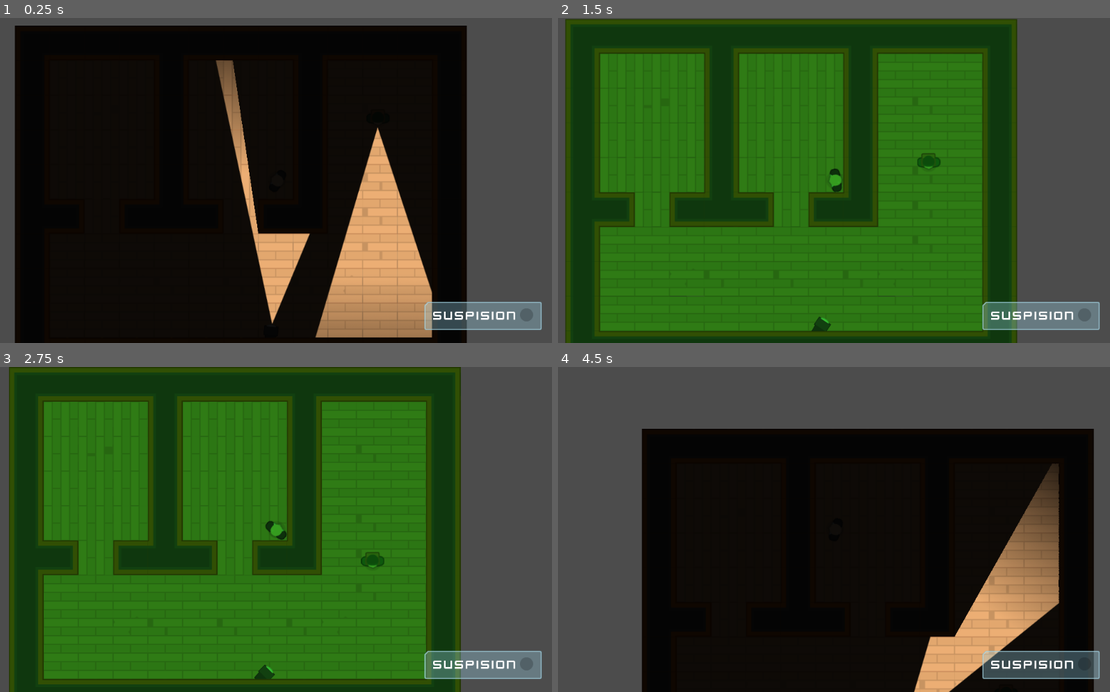
Above: before the commit, frames 1-4 (two rows, left to right).
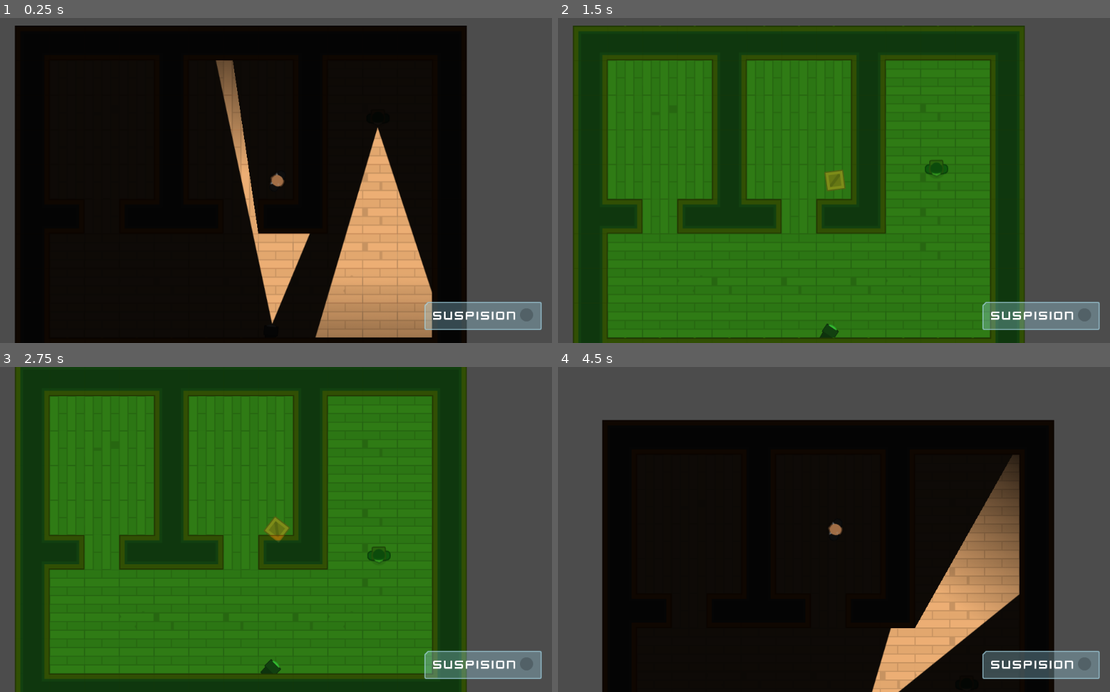
Above: after the commit, the same moments.

Repository: ericmdunn/Heist-Meisters
Game: Godot game, scene res://Levels/Level1.tscn
The game is run twice, just before and just after one commit, with the same random seed, the same clock (stepped at 60 frames per second) and the same inputs.
Inputs (mouse positions are in pixels of both pictures, inside the frame that each line leads up to):
- Up to frame 1 (0.25 s): no input
- Up to frame 2 (1.5 s): move the mouse to (955, 164) at 0.52 s; hold D (move_right) 0.53-1.28 s; hold Shift (toggle_disguise, bound only after the commit) 0.53-1.28 s; click (955, 164) at 0.67 s; move the mouse to (723, 196) at 1.27 s; hold S (move_down) from 1.28 s (still down); tap E (toggle_vision_mode) at 1.35 s; click (723, 196) at 1.42 s
- Up to frame 3 (2.75 s): tap Shift (toggle_disguise, bound only after the commit) at 1.55 s; move the mouse to (331, 458) at 2.02 s; release S (move_down) at 2.03 s; hold D (move_right) from 2.03 s (still down); hold Shift (toggle_disguise, bound only after the commit) from 2.03 s (still down); click (331, 458) at 2.17 s
- Up to frame 4 (4.5 s): move the mouse to (806, 594) at 2.77 s; release D (move_right) at 2.78 s; release Shift (toggle_disguise, bound only after the commit) at 2.78 s; hold W (move_up) 2.78-3.53 s; tap Shift (toggle_disguise, bound only after the commit) at 2.85, 3.8, 4.35 s; click (806, 594) at 2.92 s; move the mouse to (999, 578) at 3.52 s; hold E (toggle_vision_mode) 3.53-4.28 s; hold A (move_left) from 3.53 s (still down); click (999, 578) at 3.67 s; move the mouse to (668, 480) at 4.27 s; click (668, 480) at 4.42 s

The runs differ from the first frame. In frame 1, less than 0.1% of the frame differs, in the area x 48-52%, y 47-52%; in frame 2, 22%; in frame 3, 17%; in frame 4, 24%, in the area x 7-98%, y 16-100%.

Commit message:
Finished lecture 67

Diff:
--- /dev/null
+++ b/project/Characters/BoxOccluder.tres
@@ -0,0 +1,4 @@
+[gd_resource type="OccluderPolygon2D" format=2]
+
+[resource]
+polygon = PoolVector2Array( -16, -18, 16, -18, 18, -16, 18, 16, 16, 18, -16, 18, -18, 16, -18, -16 )
--- /dev/null
+++ b/project/Characters/HumanOccluder.tres
@@ -0,0 +1,5 @@
+[gd_resource type="OccluderPolygon2D" format=2]
+
+[resource]
+cull_mode = 1
+polygon = PoolVector2Array( -5.94725, -21.3553, 2.68424, -21.4545, 6.75196, -16.99, 7.9425, -10.6404, 8.63699, -7.0687, 12.1094, -0.81831, 12.1094, 0.967516, 8.93463, 7.1187, 8.04172, 10.4919, 7.24802, 15.7502, 5.16455, 19.2226, 2.3866, 21.2069, -6.24489, 21.6037, -9.81655, 18.0321, -11.4039, 12.377, -11.5032, 8.90452, -15.2732, 1.46358, -15.0748, -2.20729, -12.1976, -6.275, -11.9992, -11.4341, -10.8087, -16.6923 )
--- a/project/Characters/PlayerCharacter.gd
+++ b/project/Characters/PlayerCharacter.gd
@@ -2,6 +2,16 @@
 
 
 var motion = Vector2()
+var is_disguised = false
+var can_move= true
+
+
+const PLAYER_SPRITE = "res://Assets/GFX/PNG/Hitman 1/hitman1_stand.png"
+const BOX_SPRITE = "res://Assets/GFX/PNG/Tiles/tile_130.png"
+const PLAYER_OCCLUDER = "res://Characters/HumanOccluder.tres"
+const BOX_OCCLUDER = "res://Characters/BoxOccluder.tres"
+const PLAYER_LIGHT = "res://Assets/GFX/PNG/Hitman 1/hitman1_stand.png"
+const BOX_LIGHT = "res://Assets/GFX/PNG/Tiles/tile_130.png"
 
 
 func _physics_process(delta):
@@ -10,21 +20,52 @@
 
 
 func update_movement():
-	look_at(get_global_mouse_position())
-	if Input.is_action_pressed("move_down") and not Input.is_action_pressed("move_up"):
-		motion.y = clamp(motion.y + SPEED, 0, MAX_SPEED)
-	elif Input.is_action_pressed("move_up") and not Input.is_action_pressed("move_down"):
-		motion.y = clamp(motion.y - SPEED, -MAX_SPEED, 0)
+	if can_move:
+		look_at(get_global_mouse_position())
+		if Input.is_action_pressed("move_down") and not Input.is_action_pressed("move_up"):
+			motion.y = clamp(motion.y + SPEED, 0, MAX_SPEED)
+		elif Input.is_action_pressed("move_up") and not Input.is_action_pressed("move_down"):
+			motion.y = clamp(motion.y - SPEED, -MAX_SPEED, 0)
+		else:
+			motion.y = lerp(motion.y, 0, FRICTION)
+		if Input.is_action_pressed("move_left") and not Input.is_action_pressed("move_right"):
+			motion.x = clamp(motion.x - SPEED, -MAX_SPEED, 0)
+		elif Input.is_action_pressed("move_right") and not Input.is_action_pressed("move_left"):
+			motion.x = clamp(motion.x + SPEED, 0, MAX_SPEED)
+		else:
+			motion.x = lerp(motion.x, 0, FRICTION)
 	else:
 		motion.y = lerp(motion.y, 0, FRICTION)
-	if Input.is_action_pressed("move_left") and not Input.is_action_pressed("move_right"):
-		motion.x = clamp(motion.x - SPEED, -MAX_SPEED, 0)
-	elif Input.is_action_pressed("move_right") and not Input.is_action_pressed("move_left"):
-		motion.x = clamp(motion.x + SPEED, 0, MAX_SPEED)
-	else:
 		motion.x = lerp(motion.x, 0, FRICTION)
 
 
 func _input(event):
 	if event.is_action_pressed("toggle_vision_mode"):
 		get_tree().call_group("Interface", "cycle_vision_mode")
+	if event.is_action_pressed("toggle_disguise"):
+		toggle_disguise()
+
+
+func toggle_disguise():
+	if is_disguised:
+		reveal()
+	else:
+		disguise()
+
+
+func reveal():
+	$Sprite.texture = load(PLAYER_SPRITE)
+	$Light2D.texture = load(PLAYER_LIGHT)
+	$LightOccluder2D.occluder = load(PLAYER_OCCLUDER)
+	is_disguised = false
+	collision_layer = 1
+	can_move = true
+
+
+func disguise():
+	$Sprite.texture = load(BOX_SPRITE)
+	$Light2D.texture = load(BOX_LIGHT)
+	$LightOccluder2D.occluder = load(BOX_OCCLUDER)
+	is_disguised = true
+	collision_layer = 16
+	can_move = false
--- a/project/Characters/PlayerCharacter.tscn
+++ b/project/Characters/PlayerCharacter.tscn
@@ -18,3 +18,7 @@
 [node name="Flashlight" parent="." index="3" instance=ExtResource( 4 )]
 position = Vector2( 13.2791, 0.0136719 )
 enabled = false
+
+[node name="Light2D" type="Light2D" parent="." index="5"]
+texture = ExtResource( 2 )
+energy = 0.75
--- a/project/Characters/TemplateCharacter.tscn
+++ b/project/Characters/TemplateCharacter.tscn
@@ -2,13 +2,10 @@
 
 [ext_resource path="res://Assets/GFX/PNG/Man Red/manRed_stand.png" type="Texture" id=1]
 [ext_resource path="res://Characters/TemplateCharacter.gd" type="Script" id=2]
+[ext_resource path="res://Characters/HumanOccluder.tres" type="OccluderPolygon2D" id=3]
 
 [sub_resource type="CapsuleShape2D" id=1]
 radius = 12.094
-
-[sub_resource type="OccluderPolygon2D" id=2]
-cull_mode = 1
-polygon = PoolVector2Array( -5.94725, -21.3553, 2.68424, -21.4545, 6.75196, -16.99, 7.9425, -10.6404, 8.63699, -7.0687, 12.1094, -0.81831, 12.1094, 0.967516, 8.93463, 7.1187, 8.04172, 10.4919, 7.24802, 15.7502, 5.16455, 19.2226, 2.3866, 21.2069, -6.24489, 21.6037, -9.81655, 18.0321, -11.4039, 12.377, -11.5032, 8.90452, -15.2732, 1.46358, -15.0748, -2.20729, -12.1976, -6.275, -11.9992, -11.4341, -10.8087, -16.6923 )
 
 [node name="TemplateCharacter" type="KinematicBody2D"]
 collision_mask = 6
@@ -26,4 +23,4 @@
 shape = SubResource( 1 )
 
 [node name="LightOccluder2D" type="LightOccluder2D" parent="."]
-occluder = SubResource( 2 )
+occluder = ExtResource( 3 )
--- a/project/project.godot
+++ b/project/project.godot
@@ -50,6 +50,11 @@
 "events": [ Object(InputEventKey,"resource_local_to_scene":false,"resource_name":"","device":0,"alt":false,"shift":false,"control":false,"meta":false,"command":false,"pressed":false,"scancode":69,"unicode":0,"echo":false,"script":null)
  ]
 }
+toggle_disguise={
+"deadzone": 0.5,
+"events": [ Object(InputEventKey,"resource_local_to_scene":false,"resource_name":"","device":0,"alt":false,"shift":false,"control":false,"meta":false,"command":false,"pressed":false,"scancode":16777237,"unicode":0,"echo":false,"script":null)
+ ]
+}
 
 [layer_names]
 
